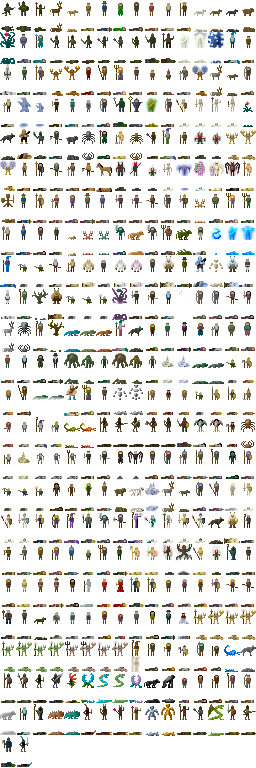
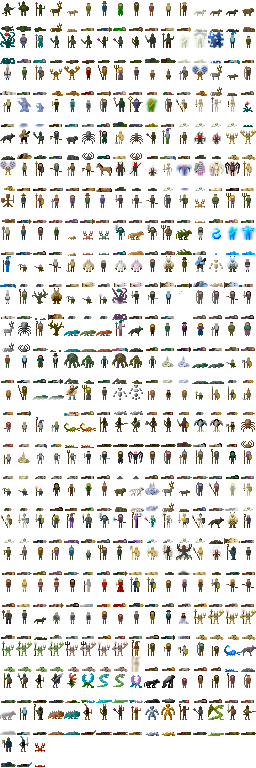
Before/after of a w=256, h=768 layered artwork. What changed in the layer stack:
painted on "Background" over [35, 743, 45, 767]
